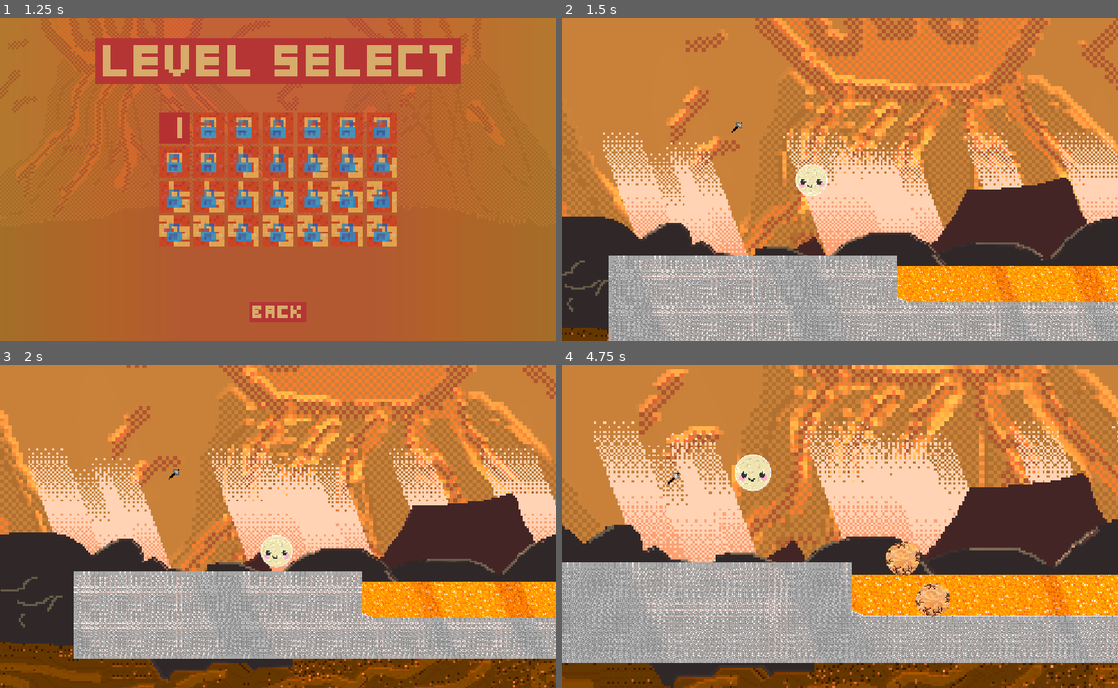
Above: before the commit, frames 1-4 (two rows, left to right).
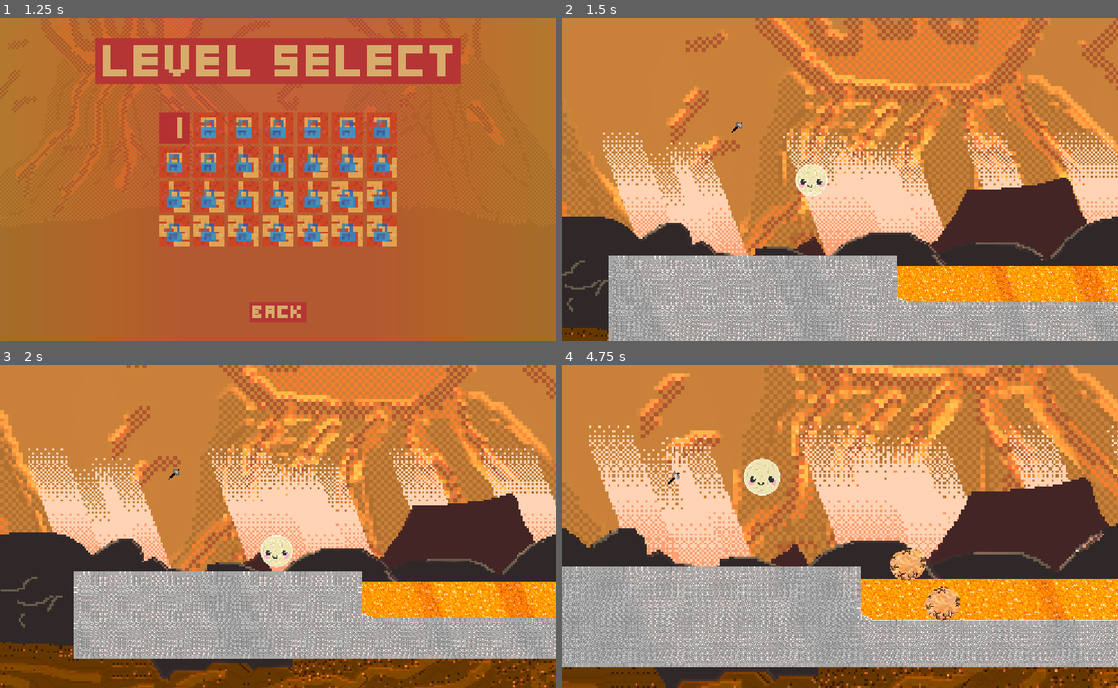
Above: after the commit, the same moments.

Repository: Yaheeha-Baheeha/rock-hard
Game: Godot game, scene res://menu.tscn
Two runs of this game, one before a commit and one after it. Both use one fixed random seed, a clock stepped at 60 frames per second and the inputs below.
Inputs (mouse positions are in pixels of both pictures, inside the frame that each line leads up to):
- Up to frame 1 (1.25 s): click (278, 198) at 0.5 s
- Up to frame 2 (1.5 s): click (734, 127) at 1.25 s
- Up to frame 3 (2 s): no input
- Up to frame 4 (4.75 s): tap Enter (ui_accept) at 2 s; move the mouse to (962, 510) at 2.02 s; hold D (right) 2.03-2.75 s; hold S (crouch) 2.03-2.75 s; click (962, 510) at 2.17 s; tap Space (jump) at 2.27 s; drag from (728, 542) to (867, 539) at 2.77 s; move the mouse to (895, 455) at 3.52 s; hold D (right) 3.53-4.25 s; hold Mouse wheel up (zoom in) 3.53-4.25 s; drag from (812, 591) to (673, 478) at 4.27 s

Frame 1 is identical in both runs. In frame 2, 0.9% of the frame differs, in the area x 13-100%, y 46-100%; in frame 3, 1.2%; in frame 4, 49%, in the area x 0-100%, y 0-100%.

Commit message:
Started Hud

Diff:
--- /dev/null
+++ b/HUD.tscn
@@ -0,0 +1,71 @@
+[gd_scene format=3 uid="uid://dirvwgnrogbvj"]
+
+[ext_resource type="Texture2D" uid="uid://c6b207phbluw1" path="res://Textures/Bar/l0_bar-01.png" id="1_x6is5"]
+[ext_resource type="Texture2D" uid="uid://dvptb3ipb876l" path="res://Textures/Bar/l1_bar-01.png" id="2_d5xqv"]
+[ext_resource type="Texture2D" uid="uid://uawnxlex4uwf" path="res://Textures/Bar/l1_bar-02.png" id="3_41shd"]
+[ext_resource type="Texture2D" uid="uid://hly7wg7wqkmt" path="res://Textures/Bar/l1_bar-03.png" id="4_cb8im"]
+[ext_resource type="Texture2D" uid="uid://t1ytrtwi7b8y" path="res://Textures/Bar/l1_bar-04.png" id="5_ptsyy"]
+[ext_resource type="Texture2D" uid="uid://cl7xnwxwod1bm" path="res://Textures/Bar/l1_bar-05.png" id="6_hq1op"]
+[ext_resource type="Texture2D" uid="uid://1likp4lae7ct" path="res://Textures/Bar/l1_bar-06.png" id="7_kxho0"]
+[ext_resource type="Texture2D" uid="uid://cfrslnmmt0two" path="res://Textures/Bar/l1_bar-07.png" id="8_fsk4d"]
+[ext_resource type="Texture2D" uid="uid://buifsabajrp16" path="res://Textures/Bar/l1_bar-08.png" id="9_shyf5"]
+[ext_resource type="Texture2D" uid="uid://dki0aeh3kq0sf" path="res://Textures/Bar/l1_bar-09.png" id="10_5ure7"]
+[ext_resource type="Texture2D" uid="uid://bpcwnh1kc46mf" path="res://Textures/Bar/l1_bar-10.png" id="11_ihb6d"]
+[ext_resource type="Texture2D" uid="uid://d3syjpqq54xyb" path="res://Textures/Bar/l1_bar-11.png" id="12_sp3je"]
+[ext_resource type="Texture2D" uid="uid://robaec37s5ut" path="res://Textures/Bar/l1_bar-12.png" id="13_6nhf2"]
+
+[sub_resource type="SpriteFrames" id="SpriteFrames_2u0tw"]
+animations = [{
+"frames": [{
+"duration": 1.0,
+"texture": ExtResource("2_d5xqv")
+}, {
+"duration": 1.0,
+"texture": ExtResource("3_41shd")
+}, {
+"duration": 1.0,
+"texture": ExtResource("4_cb8im")
+}, {
+"duration": 1.0,
+"texture": ExtResource("5_ptsyy")
+}, {
+"duration": 1.0,
+"texture": ExtResource("6_hq1op")
+}, {
+"duration": 1.0,
+"texture": ExtResource("7_kxho0")
+}, {
+"duration": 1.0,
+"texture": ExtResource("8_fsk4d")
+}, {
+"duration": 1.0,
+"texture": ExtResource("9_shyf5")
+}, {
+"duration": 1.0,
+"texture": ExtResource("10_5ure7")
+}, {
+"duration": 1.0,
+"texture": ExtResource("11_ihb6d")
+}, {
+"duration": 1.0,
+"texture": ExtResource("12_sp3je")
+}, {
+"duration": 1.0,
+"texture": ExtResource("13_6nhf2")
+}],
+"loop": 1,
+"name": &"default",
+"speed": 15.0
+}]
+
+[node name="Node2D" type="Node2D" unique_id=753683486]
+
+[node name="TextureProgressBar" type="TextureProgressBar" parent="." unique_id=2018740342]
+offset_right = 96.0
+offset_bottom = 32.0
+texture_under = ExtResource("1_x6is5")
+
+[node name="AnimatedSprite2D" type="AnimatedSprite2D" parent="." unique_id=2105919058]
+position = Vector2(48, 16)
+sprite_frames = SubResource("SpriteFrames_2u0tw")
+frame_progress = 0.1213259
--- a/Player.tscn
+++ b/Player.tscn
@@ -18,6 +18,7 @@
 
 [node name="Player" type="Node2D" unique_id=438420809]
 script = ExtResource("1_root")
+shape_match_stiffness = 0.0
 sub_steps = 22
 texture = SubResource("CanvasTexture_8v41o")
 max_speed = 1800.0
--- a/level_11.tscn
+++ b/level_11.tscn
@@ -3,7 +3,7 @@
 [ext_resource type="PackedScene" uid="uid://cp6jiswud21r8" path="res://Hammer.tscn" id="1_ruelg"]
 [ext_resource type="PackedScene" uid="uid://6je4rmn0ov37" path="res://Player.tscn" id="2_sbg0w"]
 [ext_resource type="PackedScene" uid="uid://c7h14j6k8sd2f" path="res://background.tscn" id="3_k2wvl"]
-[ext_resource type="Texture2D" uid="uid://da88yw4bsbs5l" path="res://resources/tileset_canvas.tres" id="4_bllrj"]
+[ext_resource type="TileSet" uid="uid://bpu3ftyehvbrv" path="res://resources/TileSet.tres" id="4_aepq5"]
 [ext_resource type="Script" uid="uid://d0vwxbe3fd0nr" path="res://kill_all.gd" id="6_xefq0"]
 [ext_resource type="Texture2D" uid="uid://j4qxeg26fom0" path="res://resources/empty_gradient_collectible.tres" id="7_feiy4"]
 [ext_resource type="Script" uid="uid://0qav6eeuf12j" path="res://win_area.gd" id="8_edqy7"]
@@ -13,187 +13,6 @@
 [ext_resource type="Script" uid="uid://bx403epsvcucj" path="res://hazard_respawn_area.gd" id="12_7am05"]
 [ext_resource type="Texture2D" uid="uid://bk0uckdjboiyh" path="res://resources/ceramic_texture.tres" id="13_5pgos"]
 
-[sub_resource type="TileSetAtlasSource" id="TileSetAtlasSource_m6t6p"]
-texture = ExtResource("4_bllrj")
-1:1/0 = 0
-1:1/0/terrain_set = 0
-1:1/0/terrain = 0
-1:1/0/physics_layer_0/polygon_0/points = PackedVector2Array(-8, -8, 8, -8, 8, 8, 8, 8, -8, 8)
-1:1/0/terrains_peering_bit/right_side = 0
-1:1/0/terrains_peering_bit/bottom_right_corner = 0
-1:1/0/terrains_peering_bit/bottom_side = 0
-3:1/0 = 0
-3:1/0/terrain_set = 0
-3:1/0/terrain = 0
-3:1/0/physics_layer_0/polygon_0/points = PackedVector2Array(-8, -8, 8, -8, 8, 8, 8, 8, -8, 8)
-3:1/0/terrains_peering_bit/right_side = 0
-3:1/0/terrains_peering_bit/bottom_right_corner = 0
-3:1/0/terrains_peering_bit/bottom_side = 0
-3:1/0/terrains_peering_bit/bottom_left_corner = 0
-3:1/0/terrains_peering_bit/left_side = 0
-5:1/0 = 0
-5:1/0/terrain_set = 0
-5:1/0/terrain = 0
-5:1/0/physics_layer_0/polygon_0/points = PackedVector2Array(-8, -8, 8, -8, 8, 8, 8, 8, -8, 8)
-5:1/0/terrains_peering_bit/bottom_side = 0
-5:1/0/terrains_peering_bit/bottom_left_corner = 0
-5:1/0/terrains_peering_bit/left_side = 0
-19:1/0 = 0
-19:1/0/terrain_set = 0
-19:1/0/physics_layer_0/polygon_0/points = PackedVector2Array(8, 8, 8, 8, -8, 8, 8, -1)
-19:1/0/terrains_peering_bit/right_side = 1
-19:1/0/terrains_peering_bit/bottom_right_corner = 1
-20:1/0 = 0
-20:1/0/terrain_set = 0
-20:1/0/physics_layer_0/polygon_0/points = PackedVector2Array(8, 8, 8, 8, -8, 8, -8, -1, 7, -8, 8, -8)
-20:1/0/terrains_peering_bit/bottom_left_corner = 1
-20:1/0/terrains_peering_bit/left_side = 1
-22:1/0 = 0
-22:1/0/terrain_set = 0
-22:1/0/physics_layer_0/polygon_0/points = PackedVector2Array(8, 8, 8, 8, -8, 8, -8, -8, -6, -8, 8, -1)
-22:1/0/terrains_peering_bit/right_side = 2
-22:1/0/terrains_peering_bit/bottom_right_corner = 2
-23:1/0 = 0
-23:1/0/terrain_set = 0
-23:1/0/physics_layer_0/polygon_0/points = PackedVector2Array(8, 8, 8, 8, -8, 8, -8, -1)
-23:1/0/terrains_peering_bit/bottom_left_corner = 2
-23:1/0/terrains_peering_bit/left_side = 2
-19:2/0 = 0
-19:2/0/terrain_set = 0
-19:2/0/physics_layer_0/polygon_0/points = PackedVector2Array(-8, -8, 8, -8, 8, 8, 8, 8, -8, 8)
-19:2/0/terrains_peering_bit/top_right_corner = 1
-20:2/0 = 0
-20:2/0/terrain_set = 0
-20:2/0/physics_layer_0/polygon_0/points = PackedVector2Array(-8, -8, 8, -8, 8, 8, 8, 8, -8, 8)
-20:2/0/terrains_peering_bit/top_left_corner = 1
-22:2/0 = 0
-22:2/0/terrain_set = 0
-22:2/0/physics_layer_0/polygon_0/points = PackedVector2Array(-8, -8, 8, -8, 8, 8, 8, 8, -8, 8)
-22:2/0/terrains_peering_bit/top_right_corner = 2
-23:2/0 = 0
-23:2/0/terrain_set = 0
-23:2/0/physics_layer_0/polygon_0/points = PackedVector2Array(-8, -8, 8, -8, 8, 8, 8, 8, -8, 8)
-23:2/0/terrains_peering_bit/top_left_corner = 2
-1:3/0 = 0
-1:3/0/terrain_set = 0
-1:3/0/terrain = 0
-1:3/0/physics_layer_0/polygon_0/points = PackedVector2Array(-8, -8, 8, -8, 8, 8, 8, 8, -8, 8)
-1:3/0/terrains_peering_bit/right_side = 0
-1:3/0/terrains_peering_bit/bottom_right_corner = 0
-1:3/0/terrains_peering_bit/bottom_side = 0
-1:3/0/terrains_peering_bit/top_side = 0
-1:3/0/terrains_peering_bit/top_right_corner = 0
-3:3/0 = 0
-3:3/0/terrain_set = 0
-3:3/0/terrain = 0
-3:3/0/physics_layer_0/polygon_0/points = PackedVector2Array(-8, -8, 8, -8, 8, 8, 8, 8, -8, 8)
-3:3/0/terrains_peering_bit/right_side = 0
-3:3/0/terrains_peering_bit/bottom_right_corner = 0
-3:3/0/terrains_peering_bit/bottom_side = 0
-3:3/0/terrains_peering_bit/bottom_left_corner = 0
-3:3/0/terrains_peering_bit/left_side = 0
-3:3/0/terrains_peering_bit/top_left_corner = 0
-3:3/0/terrains_peering_bit/top_side = 0
-3:3/0/terrains_peering_bit/top_right_corner = 0
-5:3/0 = 0
-5:3/0/terrain_set = 0
-5:3/0/terrain = 0
-5:3/0/physics_layer_0/polygon_0/points = PackedVector2Array(-8, -8, 8, -8, 8, 8, 8, 8, -8, 8)
-5:3/0/terrains_peering_bit/bottom_side = 0
-5:3/0/terrains_peering_bit/bottom_left_corner = 0
-5:3/0/terrains_peering_bit/left_side = 0
-5:3/0/terrains_peering_bit/top_left_corner = 0
-5:3/0/terrains_peering_bit/top_side = 0
-20:4/0 = 0
-20:4/0/terrain_set = 0
-20:4/0/physics_layer_0/polygon_0/points = PackedVector2Array(8, 8, 8, 8, -8, 8, 6, -7, 8, -7)
-20:4/0/terrains_peering_bit/bottom_side = 3
-22:4/0 = 0
-22:4/0/terrain_set = 0
-22:4/0/physics_layer_0/polygon_0/points = PackedVector2Array(8, 8, 8, 8, -8, 8, -8, -7, -6, -7)
-22:4/0/terrains_peering_bit/bottom_side = 4
-1:5/0 = 0
-1:5/0/terrain_set = 0
-1:5/0/terrain = 0
-1:5/0/physics_layer_0/polygon_0/points = PackedVector2Array(-8, -8, 8, -8, 8, 8, 8, 8, -8, 8)
-1:5/0/terrains_peering_bit/right_side = 0
-1:5/0/terrains_peering_bit/top_side = 0
-1:5/0/terrains_peering_bit/top_right_corner = 0
-3:5/0 = 0
-3:5/0/terrain_set = 0
-3:5/0/terrain = 0
-3:5/0/physics_layer_0/polygon_0/points = PackedVector2Array(-8, -8, 8, -8, 8, 8, 8, 8, -8, 8)
-3:5/0/terrains_peering_bit/right_side = 0
-3:5/0/terrains_peering_bit/left_side = 0
-3:5/0/terrains_peering_bit/top_left_corner = 0
-3:5/0/terrains_peering_bit/top_side = 0
-3:5/0/terrains_peering_bit/top_right_corner = 0
-5:5/0 = 0
-5:5/0/terrain_set = 0
-5:5/0/terrain = 0
-5:5/0/physics_layer_0/polygon_0/points = PackedVector2Array(-8, -8, 8, -8, 8, 8, 8, 8, -8, 8)
-5:5/0/terrains_peering_bit/left_side = 0
-5:5/0/terrains_peering_bit/top_left_corner = 0
-5:5/0/terrains_peering_bit/top_side = 0
-20:5/0 = 0
-20:5/0/terrain_set = 0
-20:5/0/physics_layer_0/polygon_0/points = PackedVector2Array(-8, -8, 8, -8, 8, 8, 8, 8, -8, 8)
-20:5/0/terrains_peering_bit/top_side = 3
-22:5/0 = 0
-22:5/0/terrain_set = 0
-22:5/0/physics_layer_0/polygon_0/points = PackedVector2Array(-8, -8, 8, -8, 8, 8, 8, 8, -8, 8)
-22:5/0/terrains_peering_bit/top_side = 4
-7:1/0 = 0
-7:1/0/terrain_set = 0
-7:1/0/terrain = 0
-7:1/0/physics_layer_0/polygon_0/points = PackedVector2Array(-8, -8, 8, -8, 8, 8, -8, 8)
-7:1/0/terrains_peering_bit/right_side = 0
-9:1/0 = 0
-9:1/0/terrain_set = 0
-9:1/0/terrain = 0
-9:1/0/physics_layer_0/polygon_0/points = PackedVector2Array(-8, -8, 8, -8, 8, 8, -8, 8)
-9:1/0/terrains_peering_bit/left_side = 0
-7:3/0 = 0
-7:3/0/terrain_set = 0
-7:3/0/physics_layer_0/polygon_0/points = PackedVector2Array(-8, -8, 8, -8, 8, 8, -8, 8)
-9:3/0 = 0
-9:3/0/terrain_set = 0
-9:3/0/terrain = 0
-9:3/0/physics_layer_0/polygon_0/points = PackedVector2Array(-8, -8, 8, -8, 8, 8, -8, 8)
-9:3/0/terrains_peering_bit/right_side = 0
-9:3/0/terrains_peering_bit/left_side = 0
-7:5/0 = 0
-7:5/0/terrain_set = 0
-7:5/0/terrain = 0
-7:5/0/physics_layer_0/polygon_0/points = PackedVector2Array(8, 8, 8, 8, -8, 8, -8, -8, 8, -8)
-7:5/0/terrains_peering_bit/bottom_side = 0
-9:5/0 = 0
-9:5/0/terrain_set = 0
-9:5/0/terrain = 0
-9:5/0/physics_layer_0/polygon_0/points = PackedVector2Array(-8, -8, 8, -8, 8, 8, -8, 8)
-9:5/0/terrains_peering_bit/bottom_side = 0
-9:5/0/terrains_peering_bit/top_side = 0
-7:7/0 = 0
-7:7/0/terrain_set = 0
-7:7/0/terrain = 0
-7:7/0/physics_layer_0/polygon_0/points = PackedVector2Array(-8, -8, 8, -8, 8, 8, -8, 8)
-7:7/0/terrains_peering_bit/top_side = 0
-
-[sub_resource type="TileSet" id="TileSet_m8ysw"]
-physics_layer_0/collision_layer = 1
-terrain_set_0/mode = 0
-terrain_set_0/terrain_0/name = "Box terrain 0"
-terrain_set_0/terrain_0/color = Color(0.66897213, 4.0863008e-05, 0.5193586, 1)
-terrain_set_0/terrain_1/name = "to right slow slop"
-terrain_set_0/terrain_1/color = Color(0.5764706, 1, 0.12941177, 1)
-terrain_set_0/terrain_2/name = "to left slow slope"
-terrain_set_0/terrain_2/color = Color(0.46875, 0.5, 0.25, 1)
-terrain_set_0/terrain_3/name = "to right steep slope"
-terrain_set_0/terrain_3/color = Color(0.31708664, 0.3751933, 0.9281212, 1)
-terrain_set_0/terrain_4/name = "to left steep slope"
-terrain_set_0/terrain_4/color = Color(0.5999843, 0.80228055, 0.8778071, 1)
-sources/0 = SubResource("TileSetAtlasSource_m6t6p")
-
 [sub_resource type="RectangleShape2D" id="RectangleShape2D_avllr"]
 size = Vector2(217324, 1572)
 
@@ -311,7 +130,7 @@
 
 [node name="TileMapLayer" type="TileMapLayer" parent="Tilemap" unique_id=161673445]
 tile_map_data = PackedByteArray("AAALAAoAAAAFAAUAAAALAAkAAAAFAAMAAAALAAgAAAAFAAMAAAALAAcAAAAFAAMAAAALAAYAAAAFAAMAAAALAA …(108800 unchanged characters)…
-tile_set = SubResource("TileSet_m8ysw")
+tile_set = ExtResource("4_aepq5")
 
 [node name="killall" type="Area2D" parent="." unique_id=1894598871]
 script = ExtResource("6_xefq0")
Binary file added: Textures/Bar/l0_bar-01.png
Not shown, added: Textures/Bar/l0_bar-01.png.import
Binary file added: Textures/Bar/l1_bar-01.png
Not shown, added: Textures/Bar/l1_bar-01.png.import
Binary file added: Textures/Bar/l1_bar-02.png
Not shown, added: Textures/Bar/l1_bar-02.png.import
Binary file added: Textures/Bar/l1_bar-03.png
Not shown, added: Textures/Bar/l1_bar-03.png.import
Binary file added: Textures/Bar/l1_bar-04.png
Not shown, added: Textures/Bar/l1_bar-04.png.import
Binary file added: Textures/Bar/l1_bar-05.png
Not shown, added: Textures/Bar/l1_bar-05.png.import
(and 15 more such lines)
